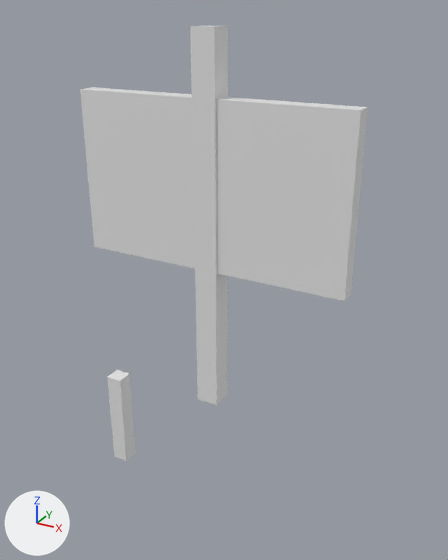
The OBJ model unity/Assets/Art/EarlyGame/garage-kit/garage-land-for-sale-sign.obj: old version first, new version second.
Before and after are seen from a 50 mm lens placed at (1.22, -2.11, 2.46), pointed at (0.01, 0.09, 1.36). The lights are fixed; the arrows at lower left show +X, +Y and +Z. The picture after the commit comes second. Where no turn or scale is listed for an object, it has been applied to the vertices.

In view in the first picture: 'garage-land-for-sale-sign'.
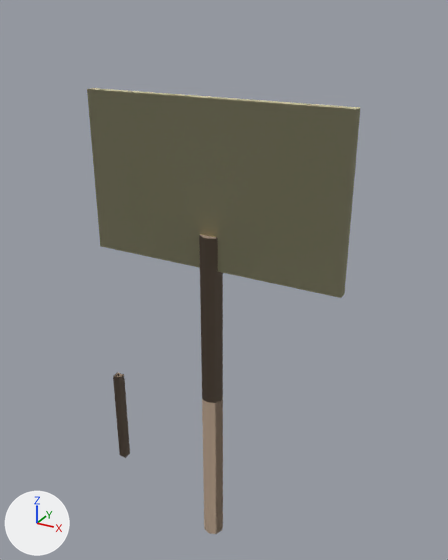
The change, as JSON lines over the scene's bpy script:
```json
{"op": "add", "block": "mat_wood_dark", "code": ["mat_wood_dark = principled_material('wood_dark')", "mat_wood_dark.base_color = (0.38, 0.28, 0.2)  # beige #a6907c", "mat_wood_dark.roughness = 0.821"]}
{"op": "add", "block": "mat_sign_board", "code": ["mat_sign_board = principled_material('sign_board')", "mat_sign_board.base_color = (0.92, 0.88, 0.55)  # beige #f6f1c4", "mat_sign_board.roughness = 0.821"]}
{"block": "me_garage_land_for_sale_sign", "where": "# used by ob_garage_land_for_sale_sign; location = (0.0, 0.0, 0.0)"}
{"block": "me_garage_land_for_sale_sign", "where": "# verts and faces of me_garage_land_for_sale_sign; kept vertices keep their numbers, new ones are numbered from 24"}
{"op": "remove", "block": "me_garage_land_for_sale_sign", "code": "me_garage_land_for_sale_sign.from_pydata(...)  # 24 vertices, 18 faces; spans x -0.6..0.6, y -0.05..0.05, z 0.25..2.4"}
{"op": "add", "block": "me_garage_land_for_sale_sign", "code": "me_garage_land_for_sale_sign.from_pydata(...)  # 42 vertices, 36 faces; spans x -0.58..0.58, y -0.05..0.05, z 0.0..2.15"}
{"block": "me_garage_land_for_sale_sign", "change": "me_garage_land_for_sale_sign part 1: a new loose piece, an 8-sided cylinder along z spanning x -0.05..0.05, y -0.05..0.05, z 0.0..1.6, in mat_wood_dark (beige #a6907c)"}
{"block": "me_garage_land_for_sale_sign", "change": "me_garage_land_for_sale_sign part 2: the loose piece of 8 vertices spanning x -0.6..0.6, y -0.04..0.04, z 1.45..2.15 is rebuilt with 8 vertices and now spans x -0.58..0.58, y -0.02..0.02, z 1.45..2.15, in mat_sign_board (beige #f6f1c4)"}
{"block": "me_garage_land_for_sale_sign", "change": "me_garage_land_for_sale_sign part 3: the loose piece of 8 vertices spanning x -0.59..-0.51, y -0.04..0.04, z 0.25..0.75 is rebuilt with 8 vertices and now spans x -0.57..-0.53, y -0.02..0.02, z 0.25..0.75, in mat_wood_dark (beige #a6907c)"}
{"block": "me_garage_land_for_sale_sign", "change": "me_garage_land_for_sale_sign part 4: the loose piece of 8 vertices spanning x -0.05..0.05, y -0.05..0.05, z 0.8..2.4 is deleted"}
{"block": "me_garage_land_for_sale_sign", "change": "me_garage_land_for_sale_sign part 5"}
{"op": "add", "block": "me_garage_land_for_sale_sign", "code": "verts[24] = (-0.56, 0.0, 2.15)  # pixel (93, 88)"}
{"op": "add", "block": "me_garage_land_for_sale_sign", "code": "verts[25] = (-0.56, 0.0, 2.15)  # pixel (92, 88)"}
{"op": "add", "block": "me_garage_land_for_sale_sign", "code": "verts[26] = (0.56, 0.0, 2.15)  # pixel (353, 108)"}
{"op": "add", "block": "me_garage_land_for_sale_sign", "code": "verts[27] = (0.56, 0.0, 2.15)  # pixel (354, 107)"}
{"op": "add", "block": "me_garage_land_for_sale_sign", "code": "faces += [(24, 25, 26, 27)]  # mat_sign_board (beige #f6f1c4)"}
{"block": "me_garage_land_for_sale_sign", "change": "other edits to the shape of me_garage_land_for_sale_sign do not show in these pictures"}
{"op": "add", "block": "me_garage_land_for_sale_sign", "code": "me_garage_land_for_sale_sign.materials.append(mat_wood_dark)  # beige #a6907c"}
{"op": "add", "block": "me_garage_land_for_sale_sign", "code": "me_garage_land_for_sale_sign.materials.append(mat_sign_board)  # beige #f6f1c4"}
```

Boxes [x1, y1, x2, y2] around the edits, measured in the pictures (448 x 560 px):
```json
{"object": "garage-land-for-sale-sign", "change": "reshaped, recoloured", "before": [80, 26, 368, 461], "after": [87, 88, 360, 534]}
{"part": 1, "of": "me_garage_land_for_sale_sign", "change": "added", "after": [199, 234, 223, 534], "on screen": "beige"}
{"part": 2, "of": "me_garage_land_for_sale_sign", "change": "rebuilt", "before": [80, 87, 368, 301], "after": [87, 88, 360, 298]}
{"part": 3, "of": "me_garage_land_for_sale_sign", "change": "rebuilt", "before": [107, 370, 135, 461], "after": [113, 373, 130, 458], "on screen": "38% narrower, 7% shorter"}
{"part": 4, "of": "me_garage_land_for_sale_sign", "change": "deleted", "before": [190, 26, 228, 405]}
{"part": 5, "of": "me_garage_land_for_sale_sign", "change": "added", "after": [102, 89, 351, 108]}
```
